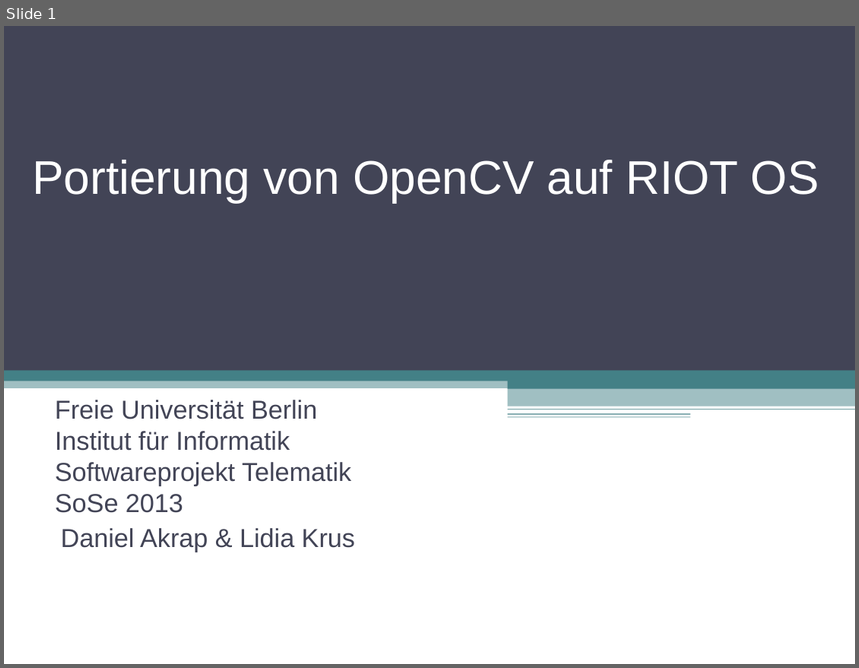
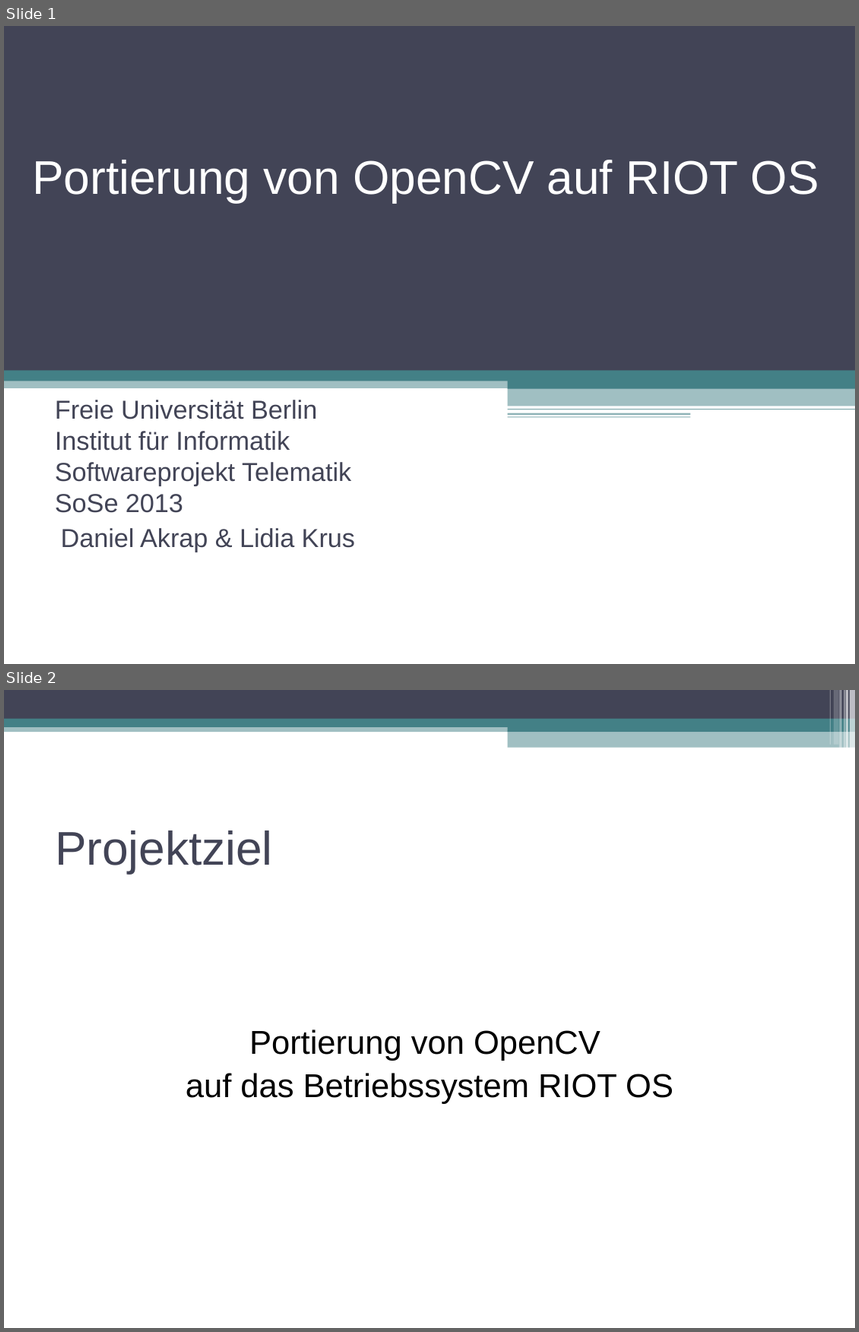
Before and after one commit to swp2013riot/riot-opencv-port, a slide deck: doc/slides/intro_presentation.odp. Shown one above the other, each under a label of ours: slide 1 before the commit, slides 1 and 2 after it. The pictures are 859x668 and 859x1332 pixels, drawn with LibreOffice and Linux fonts; fonts in the diff are those of the drawing. Boxes give left, top, right and bottom in pixels: in the first picture for what was removed or moved away, otherwise in the second. Text is boxed around its words. In the diff, an @@ line names an element or a change of style, - is before the commit and + after.

```diff
--- a/doc/slides/intro_presentation.odp
+++ b/doc/slides/intro_presentation.odp
@@ slide 2 added at bbox=[4, 690, 855, 1328], background #FFFFFF @@
@@ rectangle added at bbox=[4, 690, 855, 719], fill #424456 @@
@@ rectangle added at bbox=[829, 690, 831, 745], fill #FFFFFF at 30% opacity @@
@@ rectangle added at bbox=[834, 690, 839, 745], fill #FFFFFF at 20% opacity @@
@@ rectangle added at bbox=[840, 690, 842, 748], fill #FFFFFF at 40% opacity @@
@@ rectangle added at bbox=[844, 690, 845, 748], fill #FFFFFF at 60% opacity @@
@@ rectangle added at bbox=[846, 690, 848, 748], fill #FFFFFF at 65% opacity @@
@@ rectangle added at bbox=[850, 690, 855, 748], fill #FFFFFF at 65% opacity @@
@@ rectangle added at bbox=[4, 724, 855, 732], fill #438086 at 50% opacity @@
@@ rectangle added at bbox=[4, 719, 855, 727], fill #438086 @@
@@ rectangle added at bbox=[508, 723, 855, 732], fill #438086 @@
@@ rectangle added at bbox=[508, 731, 855, 748], fill #438086 at 50% opacity @@
@@ title added at bbox=[55, 831, 273, 873], 40 pt, text #424456 @@
+Projektziel
@@ subtitle added at bbox=[186, 1030, 674, 1104], 28 pt, text #000000 @@
+Portierung von OpenCV
+auf das Betriebssystem RIOT OS
```
Also in this commit, not shown: 5 other slides added, 1 slide removed.
